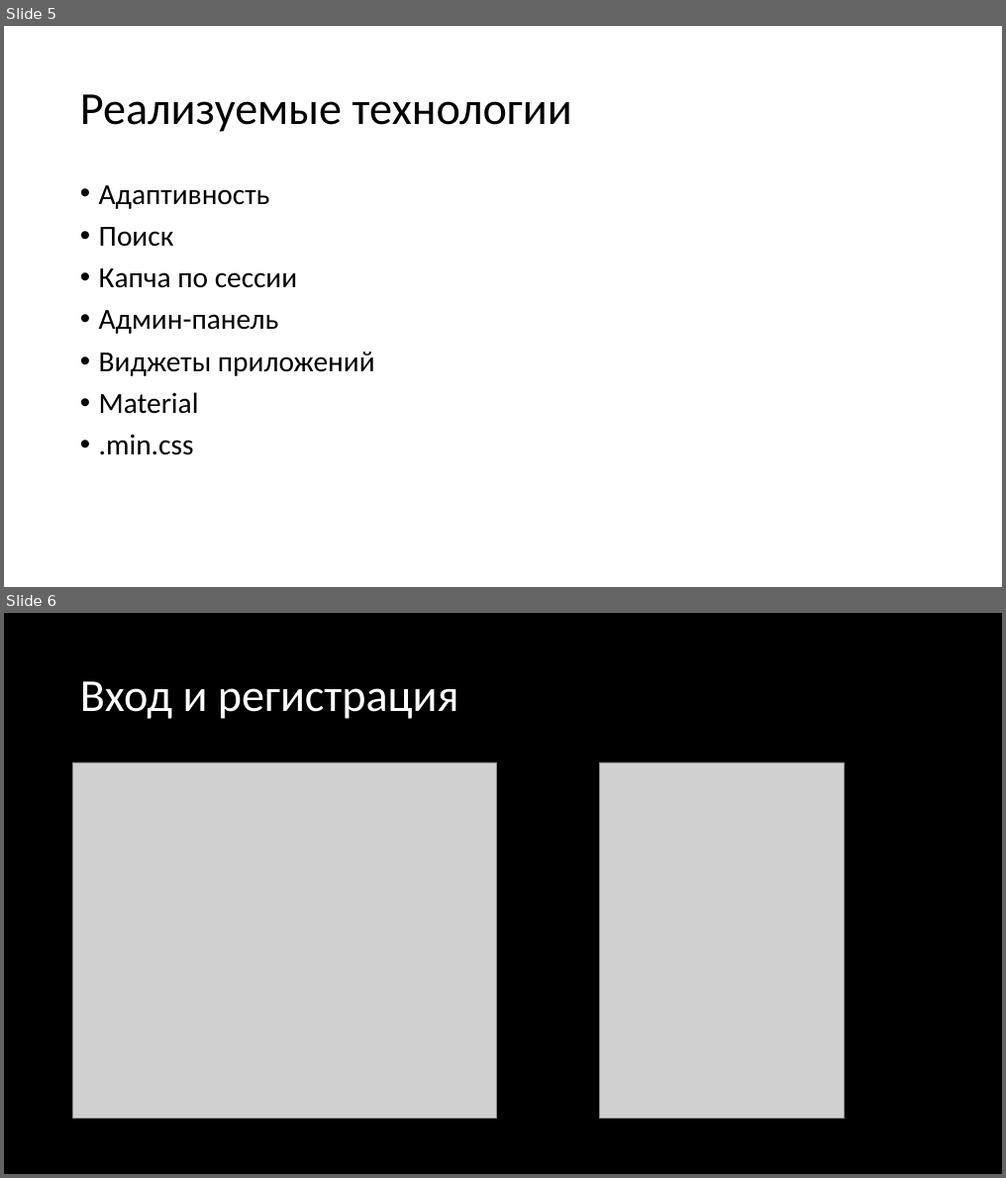
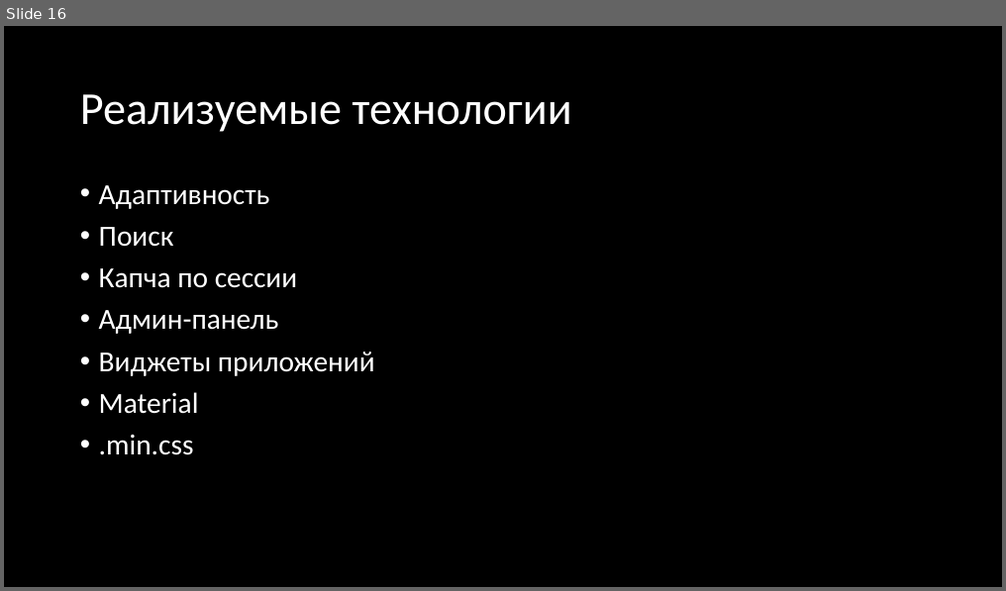
Before and after one commit to ultrasaks/bShop_web, a slide deck: проект.pptx. Shown one above the other, each under a label of ours: slides 5 and 6 before the commit, slide 16 after it. The pictures are 1006x1178 and 1006x591 pixels, drawn with LibreOffice and Linux fonts; fonts in the diff are those of the drawing; grey boxes stand for pictures. Boxes give left, top, right and bottom in pixels: in the first picture for what was removed or moved away, otherwise in the second. Text is boxed around its words. In the diff, an @@ line names an element or a change of style, - is before the commit and + after.

```diff
--- a/проект.pptx
+++ b/проект.pptx
@@ slide 6 removed at <box>4,613,1002,1174</box>, background #000000 @@
@@ title removed at <box>80,681,459,719</box> @@
-Вход и регистрация
@@ picture removed at <box>73,762,497,1119</box> @@
@@ picture removed at <box>599,762,844,1119</box> @@
@@ what was slide 5 is now slide 16 @@
@@ slide 16 changed as well @@
@@ background #FFFFFF to #000000 @@
@@ title "Реализуемые технологии" at <box>80,94,572,132</box>: text colour #000000 to #FFFFFF @@
@@ text "Адаптивность" at <box>99,185,375,456</box>: text colour #000000 to #FFFFFF @@
```
Also in this commit, not shown: 5 other slides changed, 12 slides added, 4 other slides removed.
